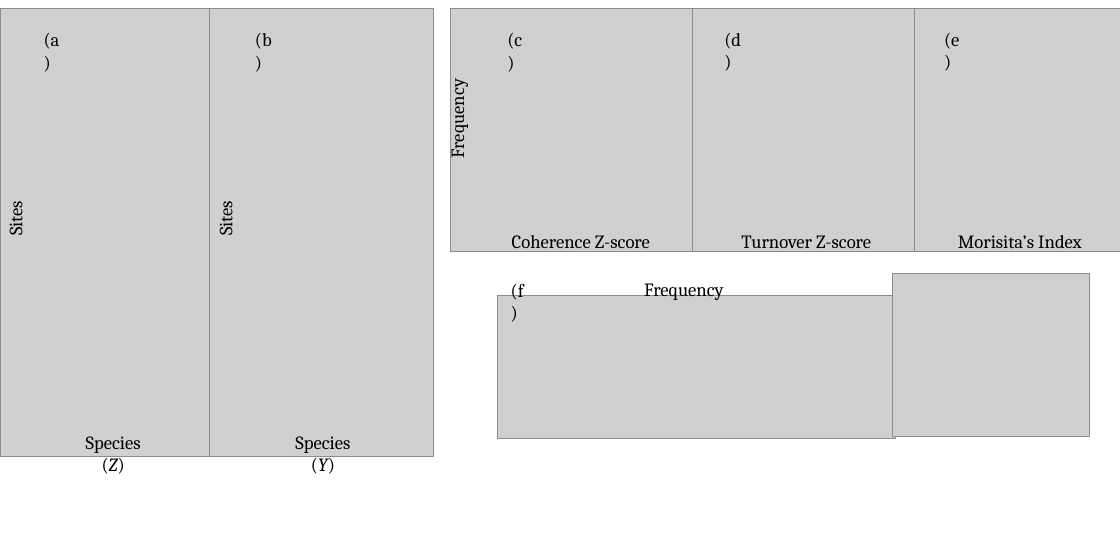
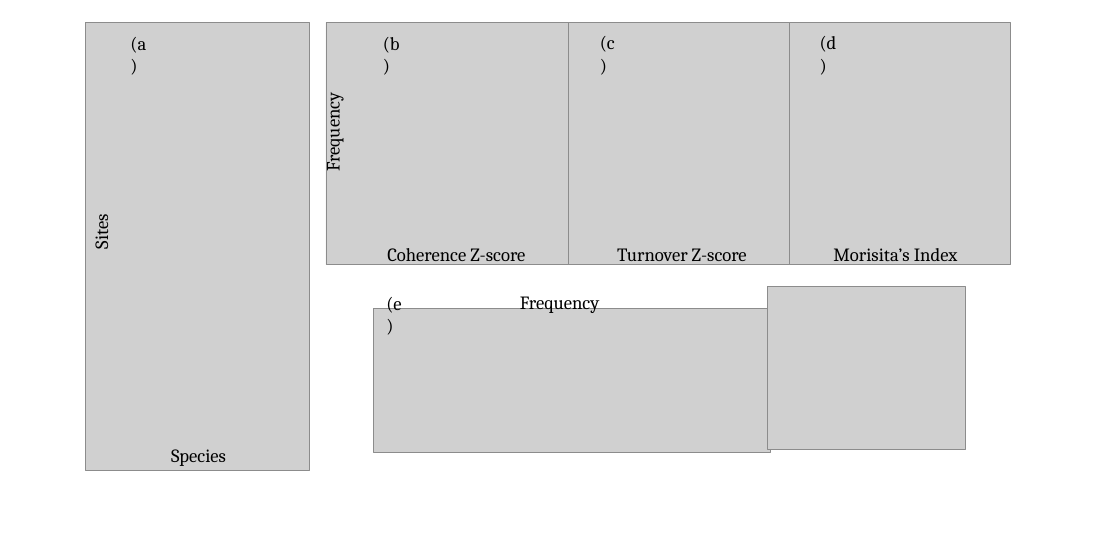
Before and after one commit to jrmihalj/Occ.Modeling.Metacoms, a slide deck: slide 1 of Tables_Figures/Example1/Example1_Fig.pptx. Drawn at 1120x560 pixels with LibreOffice and Linux fonts; fonts in the diff are those of the drawing; grey boxes stand for pictures. Boxes give left, top, right and bottom in pixels: in the first picture for what was removed or moved away, otherwise in the second. Text is boxed around its words. In the diff, an @@ line names an element or a change of style, - is before the commit and + after.

```diff
--- a/Tables_Figures/Example1/Example1_Fig.pptx
+++ b/Tables_Figures/Example1/Example1_Fig.pptx
@@ picture added at (86, 22, 310, 470) @@
@@ text "(a)": place and size @@
-text "(a)" at (44, 33, 60, 49)
+text "(a)" at (130, 37, 146, 53)
@@ text "(b)": place and size @@
-text "(b)" at (255, 33, 272, 49)
+text "(b)" at (383, 37, 400, 53)
@@ text "(c)": place and size @@
-text "(c)" at (507, 33, 522, 49)
+text "(c)" at (600, 36, 615, 52)
@@ text "(d)": place and size @@
-text "(d)" at (724, 33, 741, 49)
+text "(d)" at (820, 36, 837, 52)
@@ 6 texts, 5 pictures: place and size @@
-6 texts, 5 pictures at (213, 9, 1120, 439)
+6 texts, 5 pictures at (88, 22, 1011, 452)
@@ text "(e)": place and size @@
-text "(e)" at (944, 33, 959, 49)
+text "(e)" at (386, 297, 401, 313)
@@ group removed at (0, 9, 524, 474): 3 texts, 2 pictures @@
-Sites
-Species
-(Z)
-(f)
@@ text "Species": place and size @@
-text "Species" at (295, 436, 350, 474)
+text "Species" at (171, 449, 226, 466)
@@ text at (311, 454, 335, 474): paragraph removed @@
-(Y)
```
Also in this commit, not shown: 1 slide added, 3 other files.
